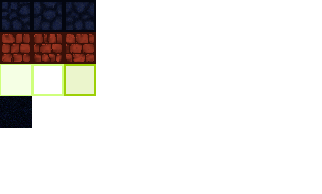
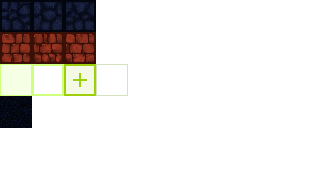
Before/after of a 322x194 layered artwork. What changed in the layer stack:
painted on "Background" over <box>66,64,128,96</box>
